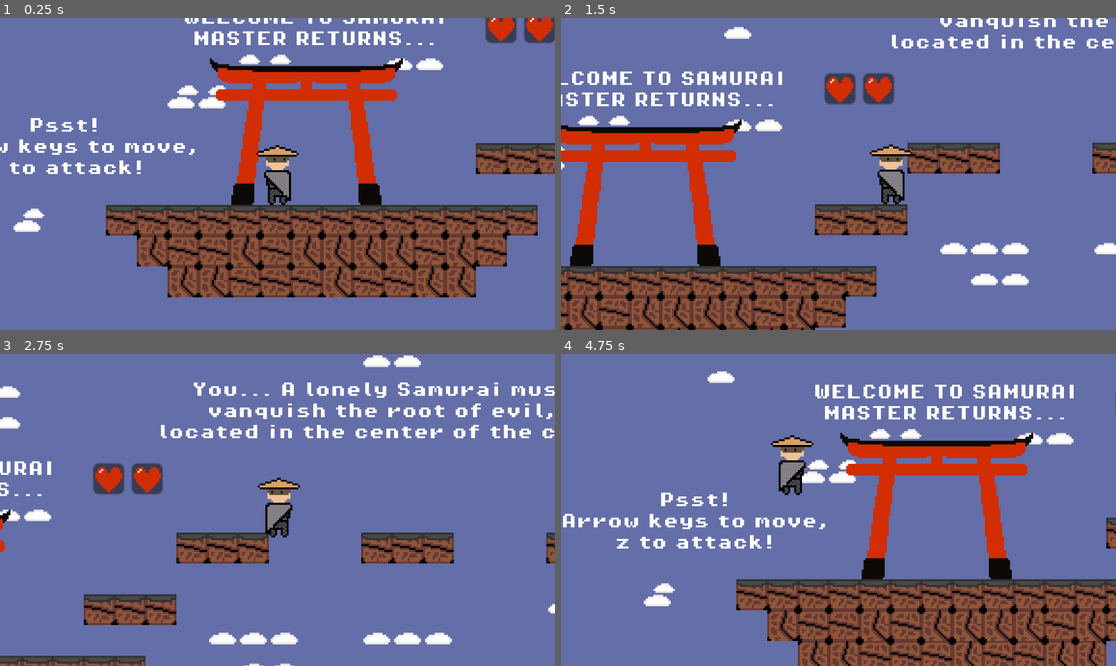
Above: before the commit, frames 1-4 (two rows, left to right).
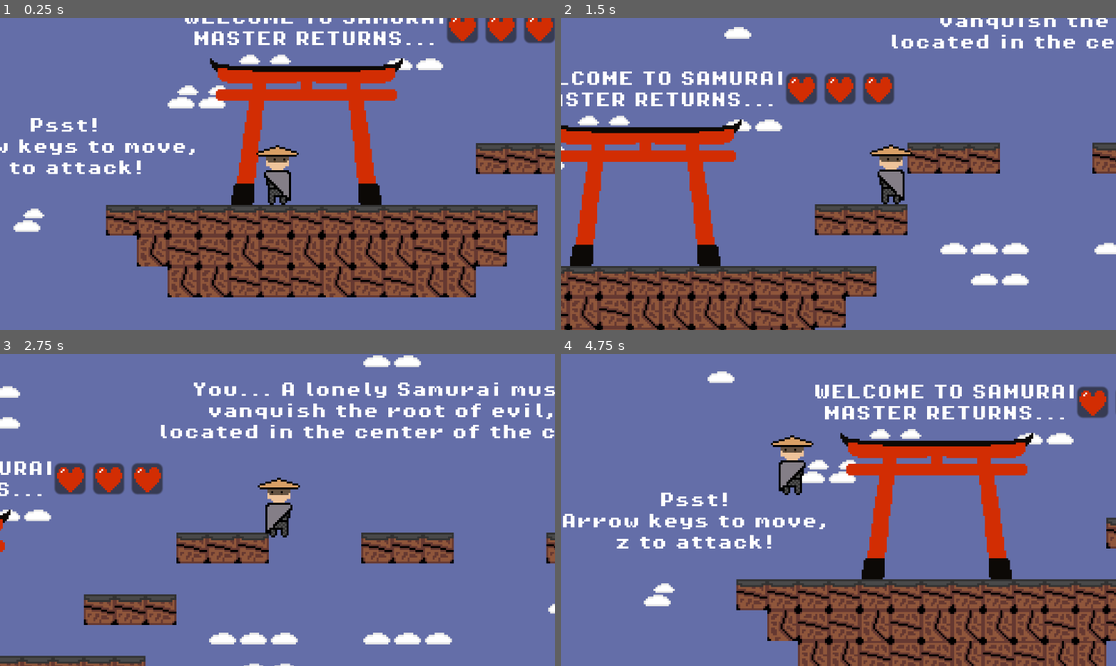
Above: after the commit, the same moments.

Repository: yeetboi-1010/Samurai-Master-Returns
Game: Godot game, scene res://scenes/game.tscn
Two runs of this game, one before a commit and one after it. Both use one fixed random seed, a clock stepped at 60 frames per second and the inputs below.
Inputs:
- Up to frame 1 (0.25 s): no input
- Up to frame 2 (1.5 s): tap Enter at 0.5 s; hold Right (move_right) from 0.53 s (still down); tap Space (jump) at 0.77 s
- Up to frame 3 (2.75 s): tap Space (jump) at 1.52 s; release Right (move_right) at 2.03 s; hold Left (move_left) from 2.03 s (still down)
- Up to frame 4 (4.75 s): release Left (move_left) at 2.78 s; hold Right (move_right) 2.78-4.28 s; tap Space (jump) at 3.02, 3.77, 4.52 s; hold Left (move_left) from 4.28 s (still down)

The runs differ from the first frame. In frame 1, 0.5% of the frame differs, in the area x 80-87%, y 0-9%; in frame 2, 0.6%, in the area x 40-47%, y 17-28%; in frame 3, 0.6%; in frame 4, 0.6%.

Commit message:
Updated game manager script since it had an incorrect value.

Diff:
--- a/scripts/game_manager.gd
+++ b/scripts/game_manager.gd
@@ -3,4 +3,4 @@
 @onready var hearts_container: HBoxContainer = $"../HeartsContainer"
 
 func _ready() -> void:
-	hearts_container.set_max_hearts(2)
+	hearts_container.set_max_hearts(3)
